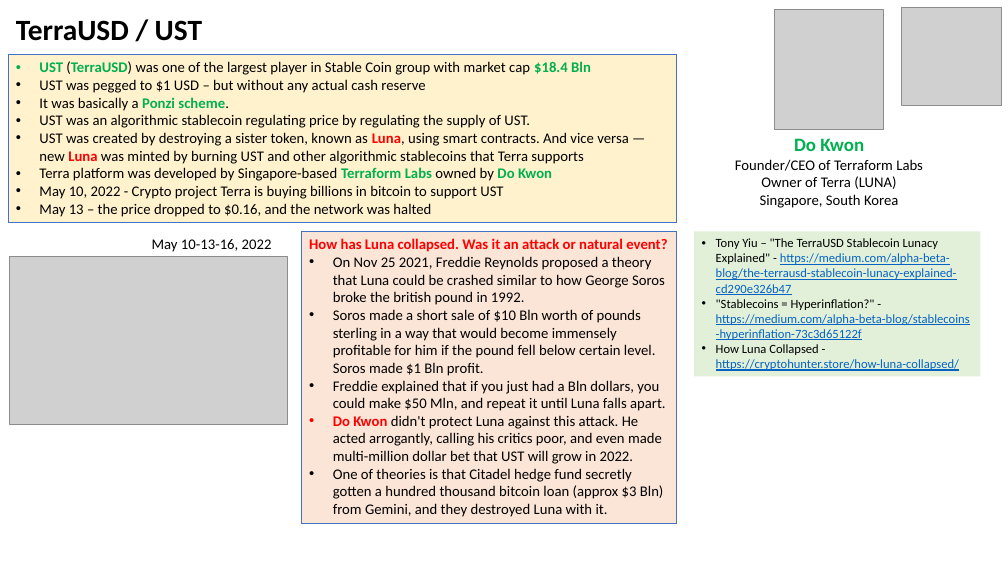
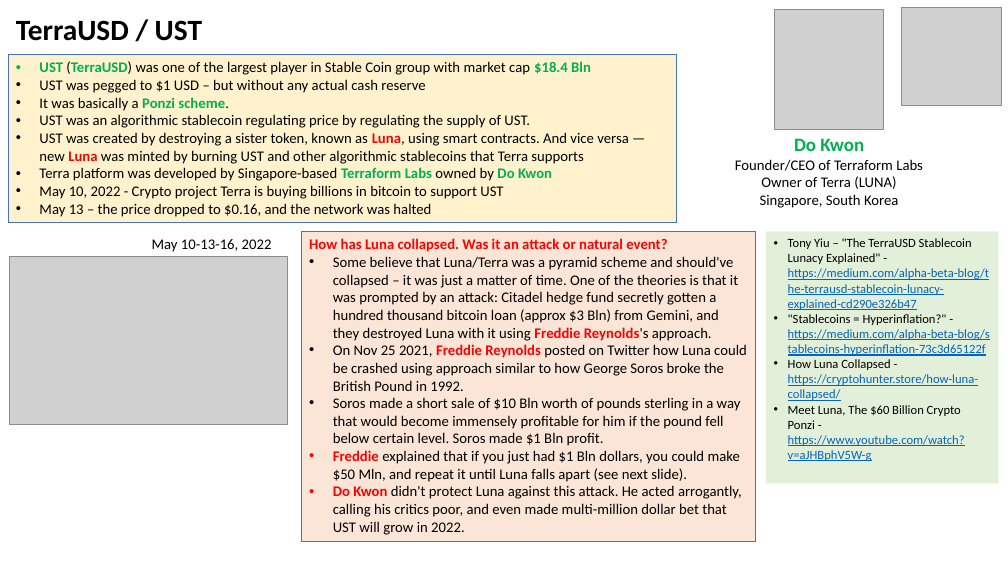
Before and after one commit to lselector/crypto, a slide deck: slide 20 of crypto_04_stable_coins.pptx. Drawn at 1008x567 pixels with LibreOffice and Linux fonts; fonts in the diff are those of the drawing; grey boxes stand for pictures. Boxes give left, top, right and bottom in pixels: in the first picture for what was removed or moved away, otherwise in the second. Text is boxed around its words. In the diff, an @@ line names an element or a change of style, - is before the commit and + after.

Commit message:
update

```diff
--- a/crypto_04_stable_coins.pptx
+++ b/crypto_04_stable_coins.pptx
@@ rectangle "How has Luna collapsed. Was ...": place and size @@
-rectangle "How has Luna collapsed. Was ..." at bbox=[302, 231, 676, 524]
+rectangle "How has Luna collapsed. Was ..." at bbox=[302, 231, 755, 542]
@@ rectangle "Tony Yiu – "The TerraUSD ...": place and size @@
-rectangle "Tony Yiu – "The TerraUSD ..." at bbox=[694, 231, 981, 377]
+rectangle "Tony Yiu – "The TerraUSD ..." at bbox=[766, 231, 998, 483]
@@ text in rectangle at bbox=[333, 256, 747, 391]: text changed @@
-• On Nov 25 2021, Freddie Reynolds proposed a theory that Luna could be crashed similar to how George Soros broke the british pound in 1992.
+• Some believe that Luna/Terra was a pyramid scheme and should've collapsed – it was just a matter of time. One of the theories is that it was prompted by an attack: Citadel hedge fund secretly gotten a hundred thousand bitcoin loan (approx $3 Bln) from Gemini, and they destroyed Luna with it using Freddie Reynolds's approach.
+• On Nov 25 2021, Freddie Reynolds posted on Twitter how Luna could be crashed using approach similar to how George Soros broke the British Pound in 1992.
@@ text in rectangle at bbox=[788, 405, 965, 461]: paragraph added @@
+• Meet Luna, The $60 Billion Crypto Ponzi - https://www.youtube.com/watch?v=aJHBphV5W-g
@@ text in rectangle at bbox=[333, 450, 740, 482]: text changed @@
-• Freddie explained that if you just had a Bln dollars, you could make $50 Mln, and repeat it until Luna falls apart.
+• Freddie explained that if you just had $1 Bln dollars, you could make $50 Mln, and repeat it until Luna falls apart (see next slide).
@@ text in rectangle at bbox=[333, 468, 664, 517]: paragraph removed @@
-• One of theories is that Citadel hedge fund secretly gotten a hundred thousand bitcoin loan (approx $3 Bln) from Gemini, and they destroyed Luna with it.
```
